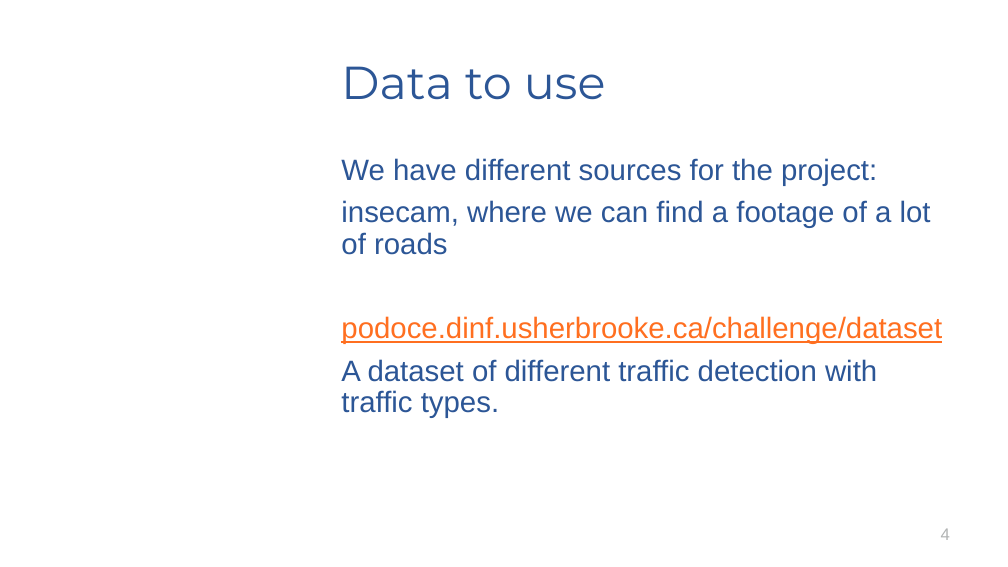
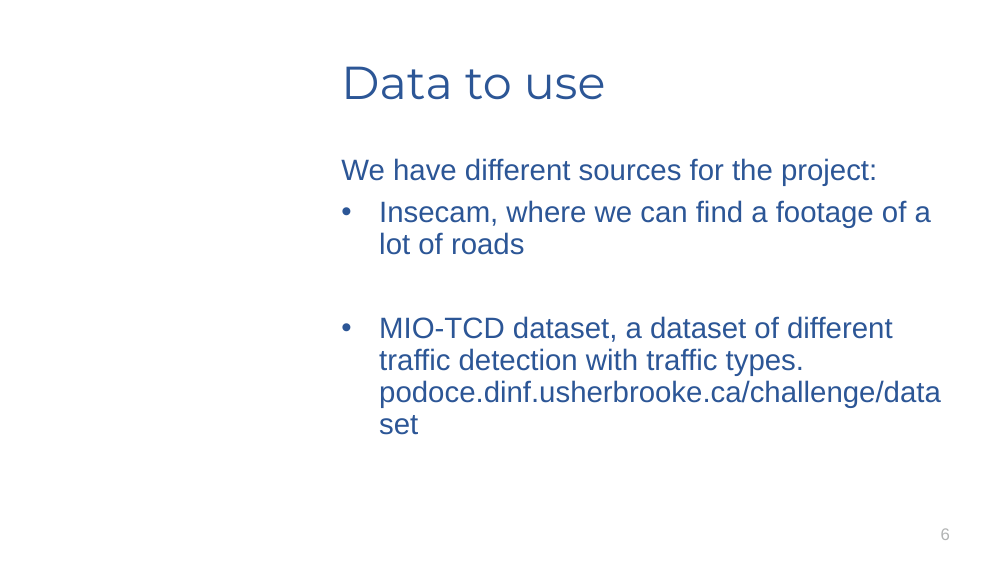
Before and after one commit to wuxuejun0280/ITS_Traffic_Detection, a slide deck: slide 6 of Introduction (1).pptx (slide 4 before the commit). Drawn at 1008x567 pixels with LibreOffice and Linux fonts; fonts in the diff are those of the drawing; background and template pictures are left out. Boxes give left, top, right and bottom in pixels: in the first picture for what was removed or moved away, otherwise in the second. Text is boxed around its words. In the diff, an @@ line names an element or a change of style, - is before the commit and + after.

Commit message:
Adding pictures and one slide for challenges that we may face.

```diff
--- a/Introduction (1).pptx
+++ b/Introduction (1).pptx
@@ text at <box>379,200,941,408</box>: text changed @@
-insecam, where we can find a footage of a lot of roads
-podoce.dinf.usherbrooke.ca/challenge/dataset
-A dataset of different traffic detection with traffic types.
+• Insecam, where we can find a footage of a lot of roads
+• MIO-TCD dataset, a dataset of different traffic detection with traffic types. podoce.dinf.usherbrooke.ca/challenge/dataset
@@ page number at <box>941,528,950,540</box>: text changed @@
-4
+6
```
Also in this commit, not shown: 1 other slide changed, 3 slides added.
